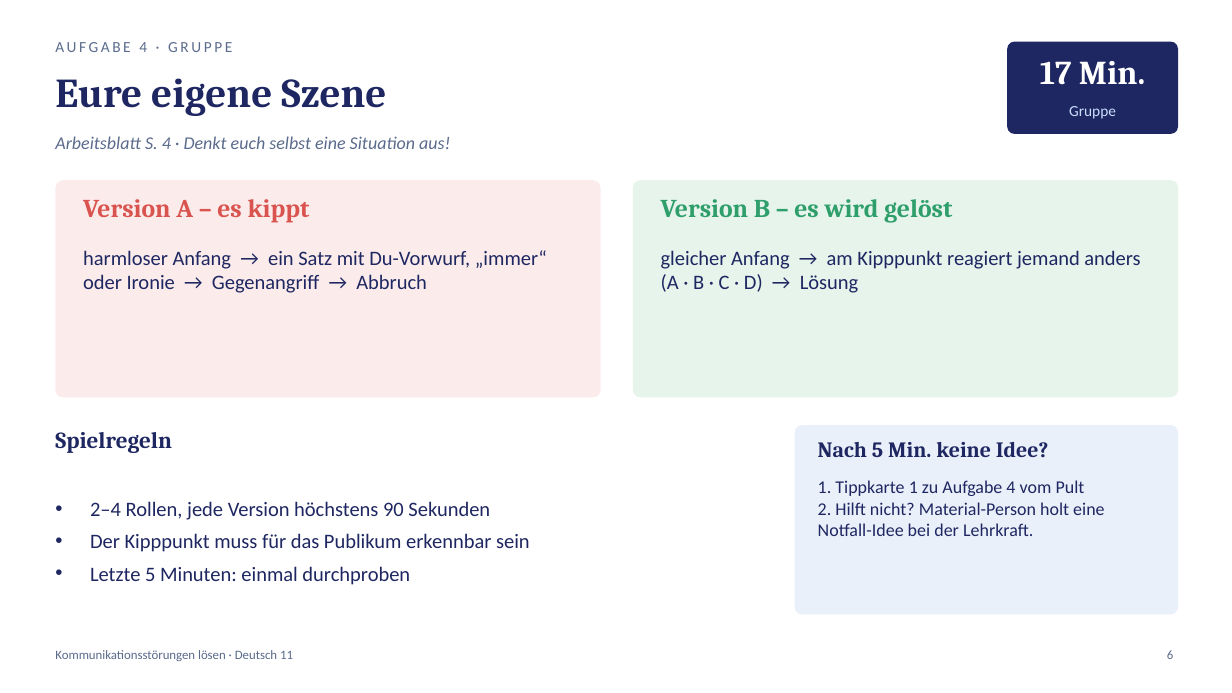
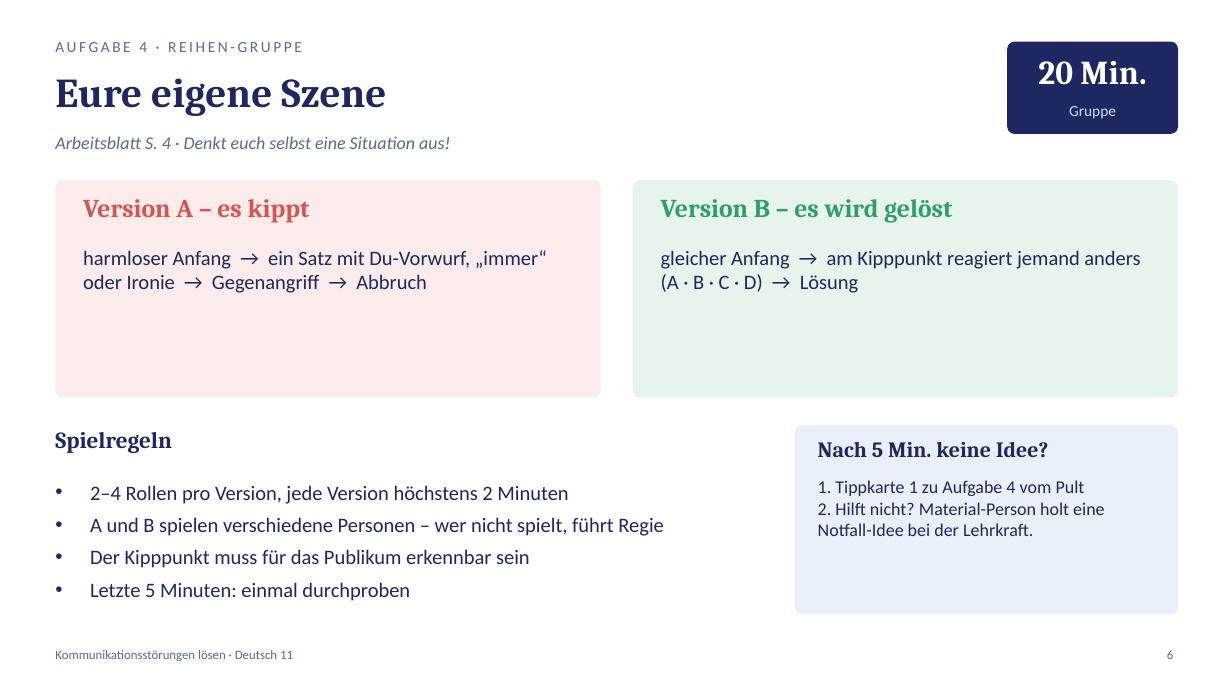
Before and after one commit to golzkonstantin-gif/Schule, a slide deck: slide 6 of Deutsch_11/Kommunikationsstoerungen_loesen/Praesentation_Kommunikationsstoerungen_loesen.pptx. Drawn at 1232x693 pixels with LibreOffice and Linux fonts; fonts in the diff are those of the drawing. Boxes give left, top, right and bottom in pixels: in the first picture for what was removed or moved away, otherwise in the second. Text is boxed around its words. In the diff, an @@ line names an element or a change of style, - is before the commit and + after.

```diff
--- a/Deutsch_11/Kommunikationsstoerungen_loesen/Praesentation_Kommunikationsstoerungen_loesen.pptx
+++ b/Deutsch_11/Kommunikationsstoerungen_loesen/Praesentation_Kommunikationsstoerungen_loesen.pptx
@@ text at [55, 42, 302, 52]: text changed @@
-AUFGABE 4 · GRUPPE
+AUFGABE 4 · REIHEN-GRUPPE
@@ text at [1038, 61, 1146, 85]: text changed @@
-17 Min.
+20 Min.
@@ text at [90, 485, 663, 536]: text changed @@
-• 2–4 Rollen, jede Version höchstens 90 Sekunden
+• 2–4 Rollen pro Version, jede Version höchstens 2 Minuten
+• A und B spielen verschiedene Personen – wer nicht spielt, führt Regie
```
Also in this commit, not shown: 5 other slides changed, 8 other files.
